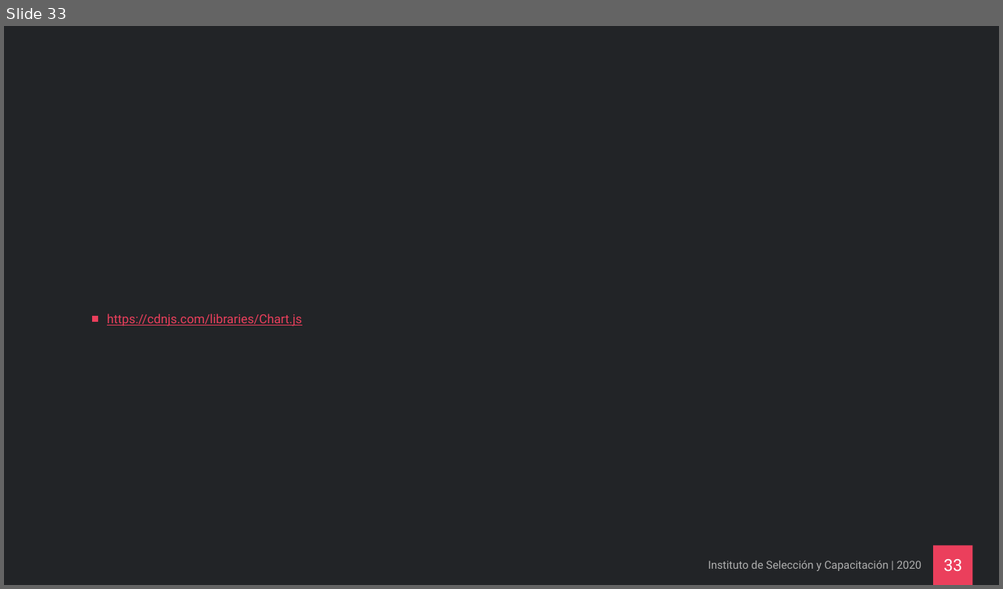
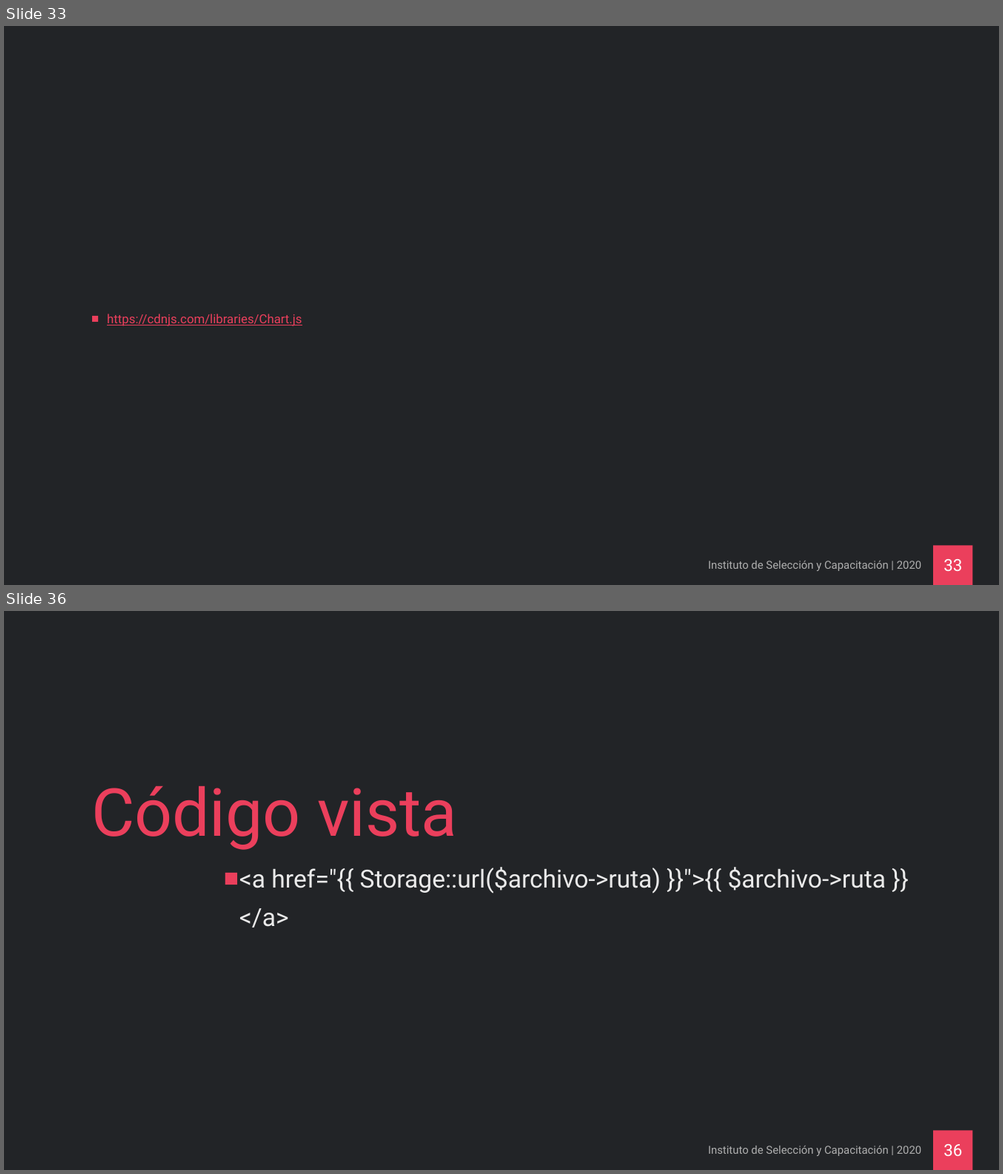
Before and after one commit to ricardo77a/curso-laravel-intermedio-dev, a slide deck: Curso Laravel Intermedio.pptx. Shown one above the other, each under a label of ours: slide 33 before the commit, slides 33 and 36 after it; the slides between them are not shown. The pictures are 1003x589 and 1003x1174 pixels, drawn with LibreOffice and Linux fonts; fonts in the diff are those of the drawing; background and template pictures are left out. Boxes give left, top, right and bottom in pixels: in the first picture for what was removed or moved away, otherwise in the second. Text is boxed around its words. In the diff, an @@ line names an element or a change of style, - is before the commit and + after.

```diff
--- a/Curso Laravel Intermedio.pptx
+++ b/Curso Laravel Intermedio.pptx
@@ slide 36 added at (x1=4, y1=611, x2=999, y2=1170), background #222427; not listed: 1 template element that a slide beside it also shows @@
@@ title added at (x1=91, y1=786, x2=457, y2=850), 96 pt, text #EB3F5C @@
+Código vista
@@ text added at (x1=239, y1=867, x2=886, y2=928), 36 pt, text #EAEAEA @@
+■ <a href="{{ Storage::url($archivo->ruta) }}">{{ $archivo->ruta }}</a>
@@ text added at (x1=708, y1=1146, x2=921, y2=1156), 16 pt, text #B0B0B0 @@
+Instituto de Selección y Capacitación | 2020
@@ page number added at (x1=943, y1=1145, x2=962, y2=1156), 24 pt, text #FFFFFF @@
+36
```
Also in this commit, not shown: 8 other slides added.
